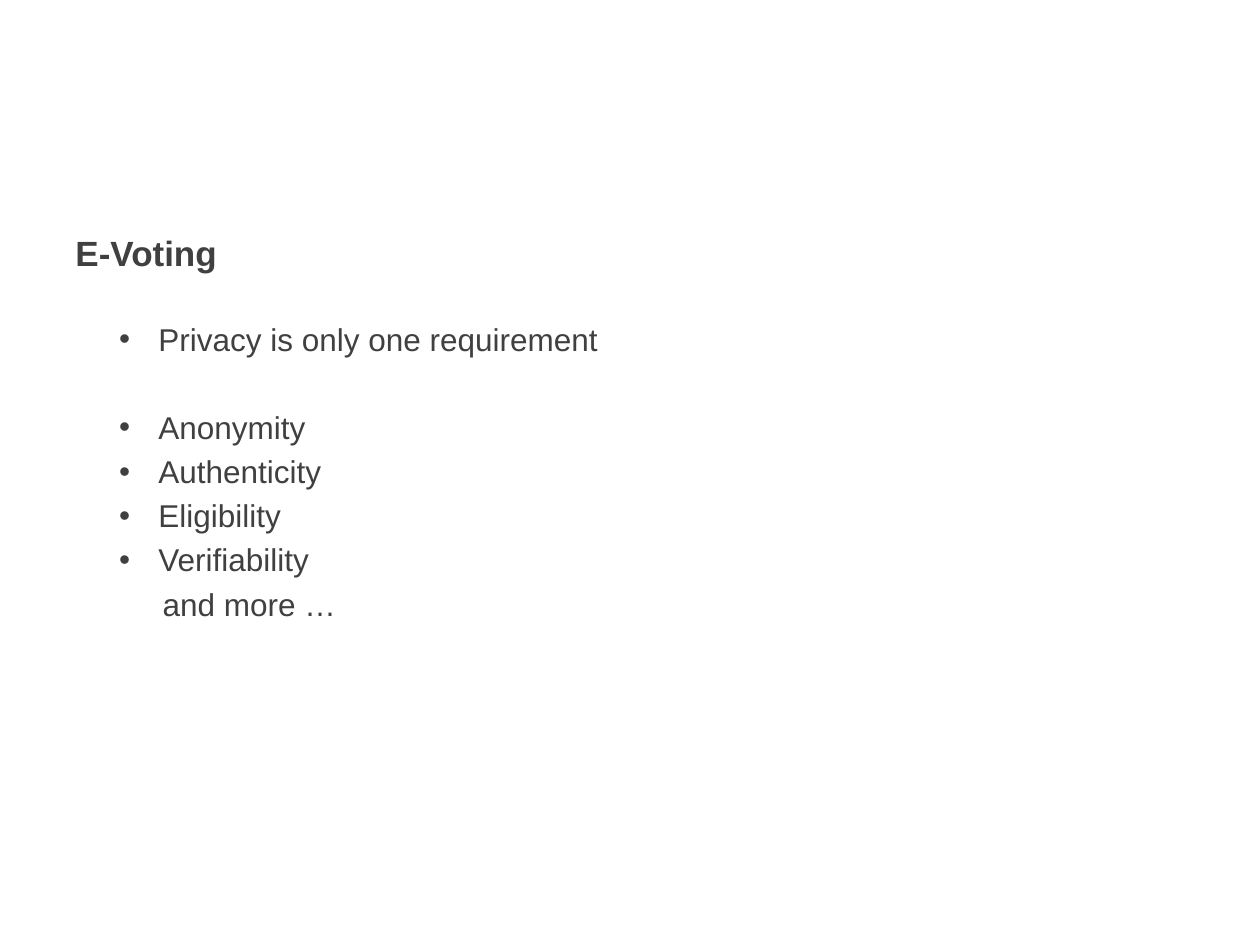
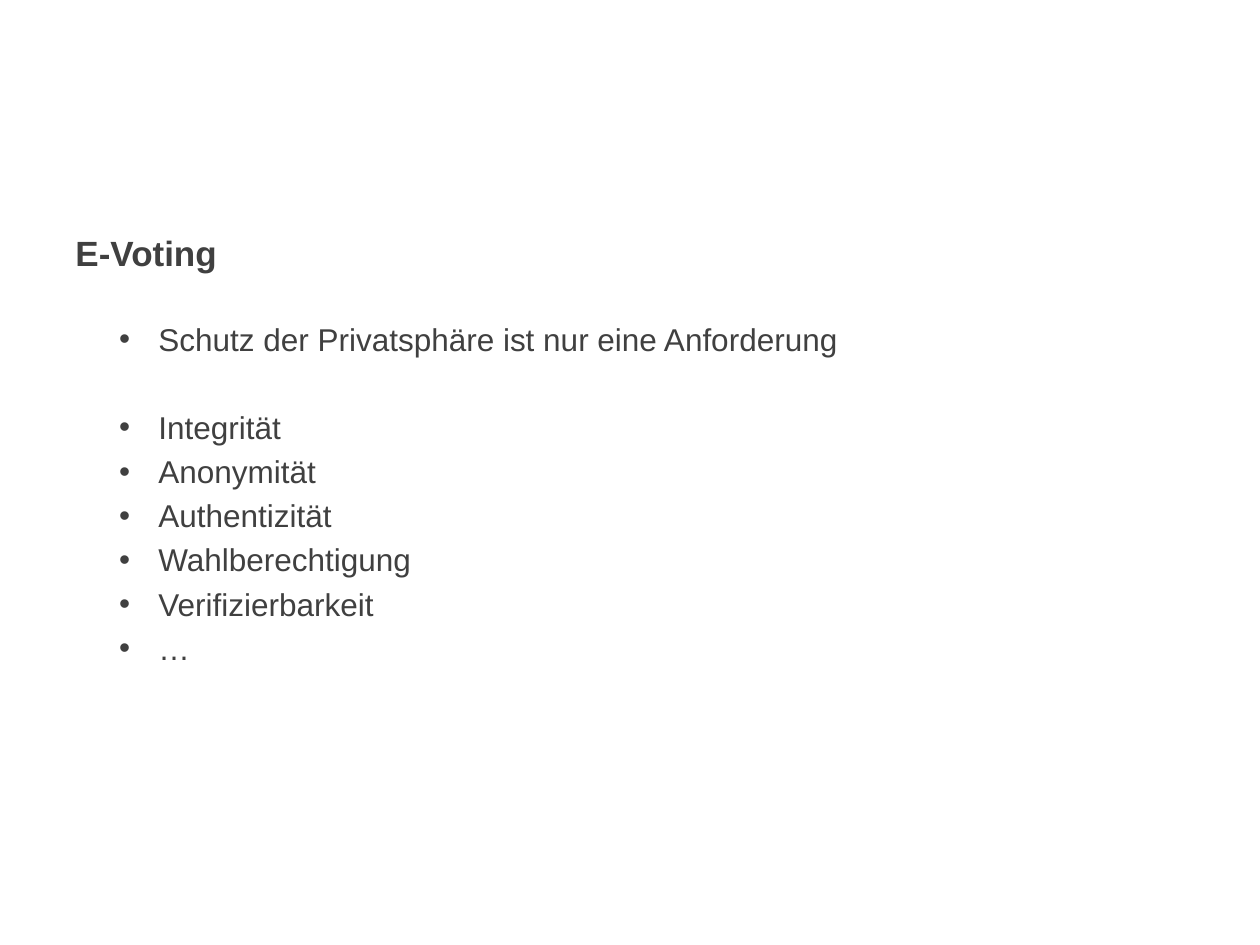
Before and after one commit to nextgenevoting/visualizer, a slide deck: slide 2 of docs/Presentation.pptx (slide 3 before the commit). Drawn at 1260x945 pixels with LibreOffice and Linux fonts; fonts in the diff are those of the drawing; background and template pictures are left out. Boxes give left, top, right and bottom in pixels: in the first picture for what was removed or moved away, otherwise in the second. Text is boxed around its words. In the diff, an @@ line names an element or a change of style, - is before the commit and + after.

```diff
--- a/docs/Presentation.pptx
+++ b/docs/Presentation.pptx
@@ text at bbox=[158, 328, 837, 617]: text changed @@
-• Privacy is only one requirement
-• Anonymity
-• Authenticity
-• Eligibility
-• Verifiability
-and more …
+• Schutz der Privatsphäre ist nur eine Anforderung
+• Integrität
+• Anonymität
+• Authentizität
+• Wahlberechtigung
+• Verifizierbarkeit
+• …
```
Also in this commit, not shown: 2 other slides changed, 2 slides added, 3 slides removed, 29 other files.
